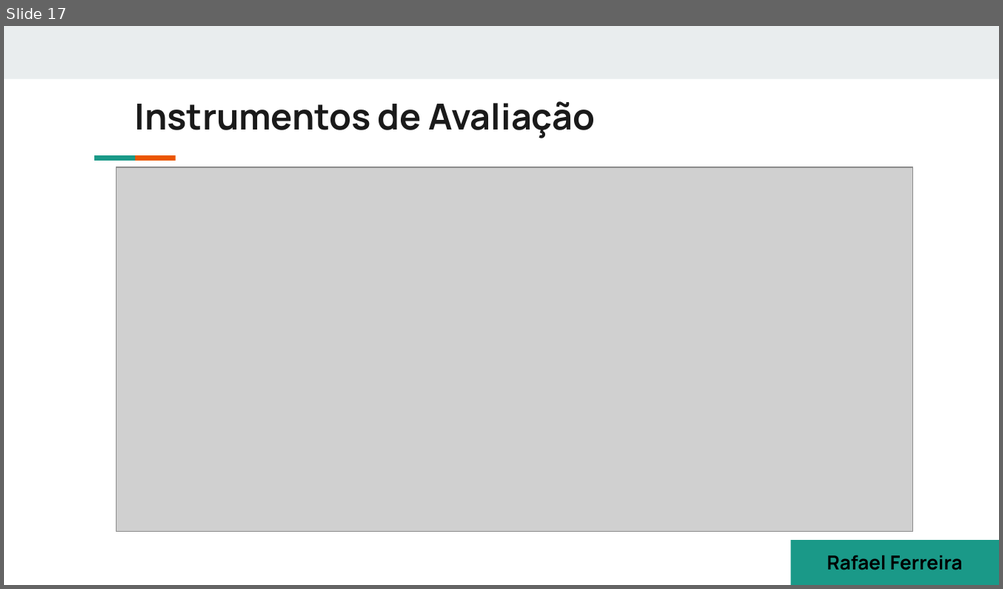
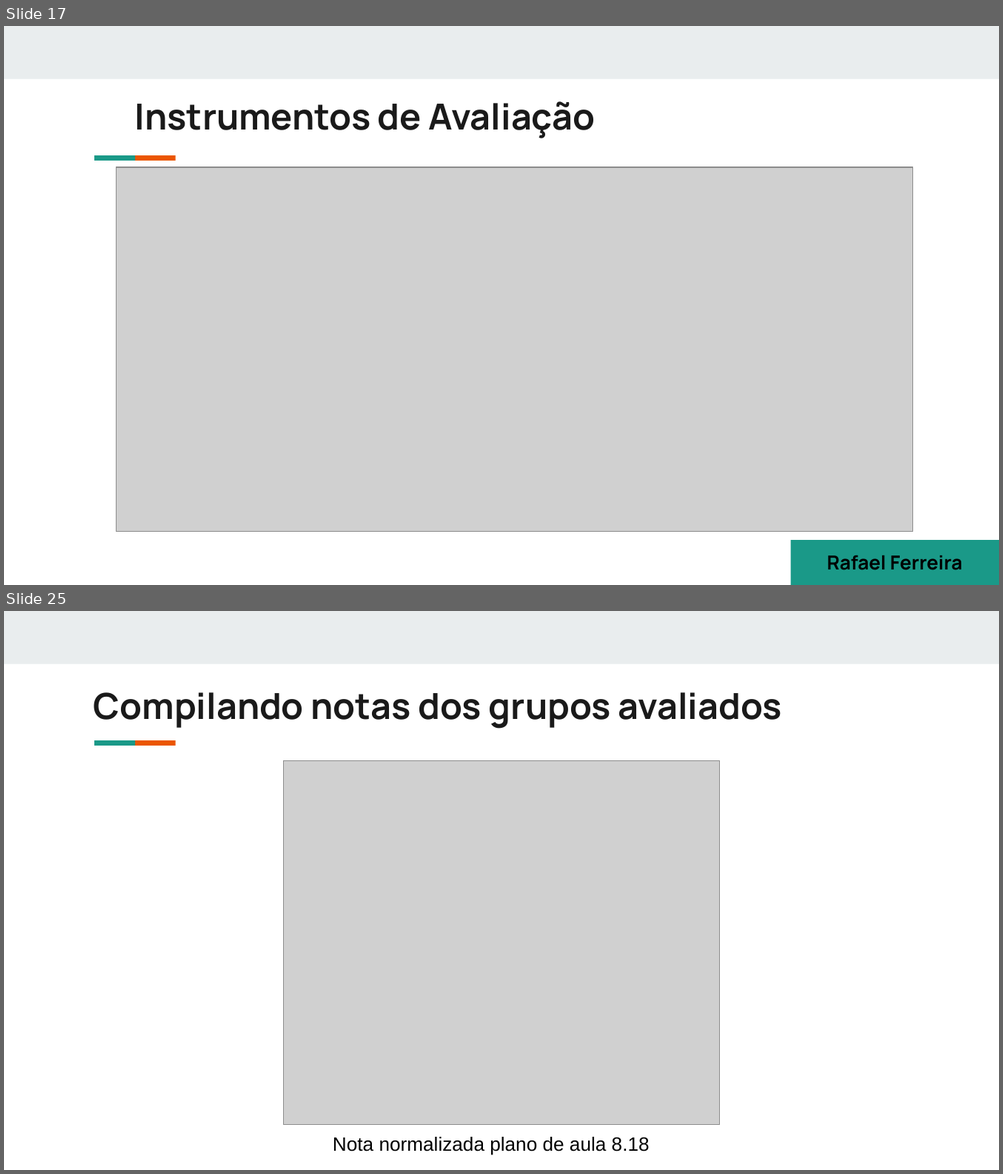
Before and after one commit to danielcestari/preparacao_pedagogica, a slide deck: Avaliação.odp. Shown one above the other, each under a label of ours: slide 17 before the commit, slides 17 and 25 after it; the slides between them are not shown. The pictures are 1003x589 and 1003x1174 pixels, drawn with LibreOffice and Linux fonts; fonts in the diff are those of the drawing; grey boxes stand for pictures. Boxes give left, top, right and bottom in pixels: in the first picture for what was removed or moved away, otherwise in the second. Text is boxed around its words. In the diff, an @@ line names an element or a change of style, - is before the commit and + after.

Commit message:
Adding last presentation

```diff
--- a/Avaliação.odp
+++ b/Avaliação.odp
@@ slide 25 added at bbox=[4, 611, 999, 1170], background #FFFFFF; not listed: 3 template elements that a slide beside it also shows @@
@@ title added at bbox=[94, 692, 782, 729], 26 pt, text #1A1A1A, bold @@
+Compilando notas dos grupos avaliados
@@ picture added at bbox=[284, 761, 719, 1125] @@
@@ text added at bbox=[333, 1137, 649, 1155], 14 pt, text #000000 @@
+Nota normalizada plano de aula 8.18
```
Also in this commit, not shown: 11 other slides added, 6 other files.
